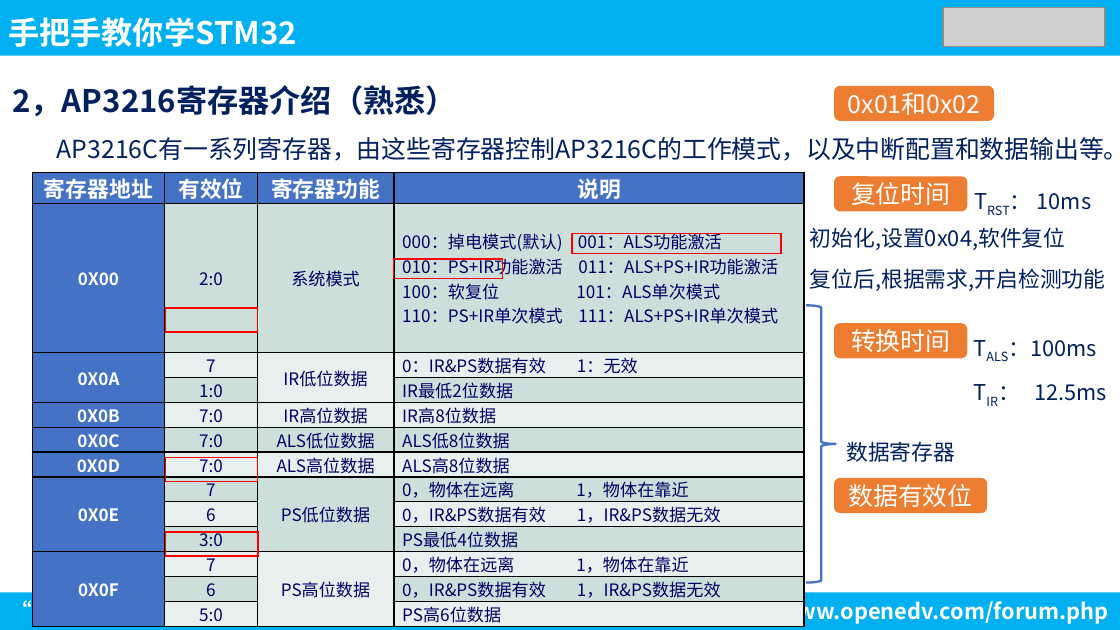
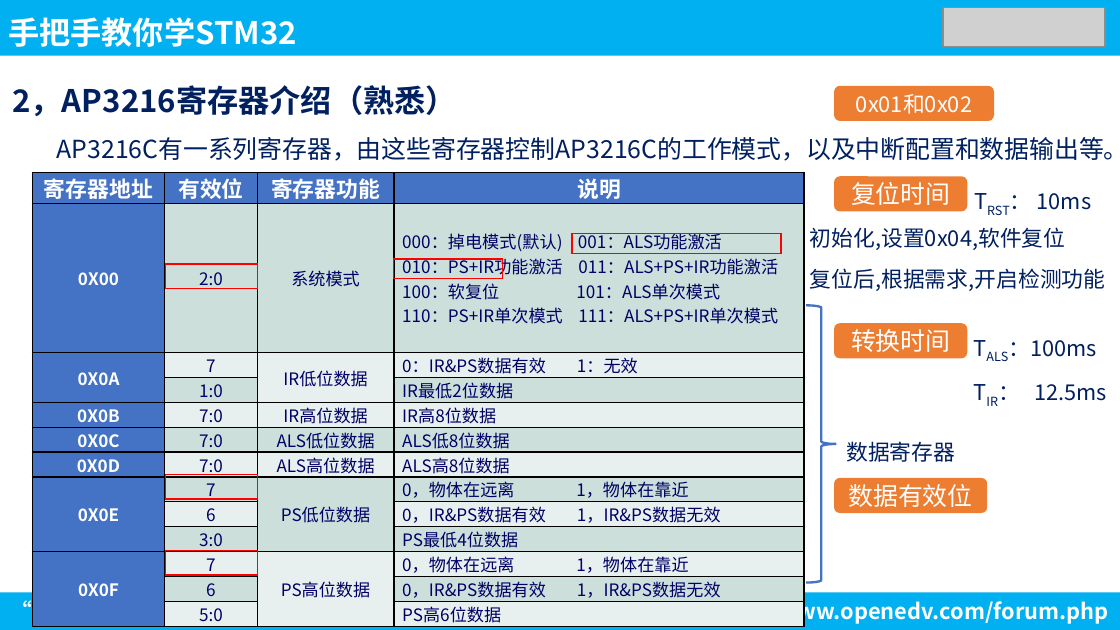
Before and after one commit to Deng-JH666/learning-notes, a slide deck: slide 5 of PPT/PPT【正点原子】手把手教你学STM32 HAL库（全系列）/2. 入门篇/34，IIC/3，光环境传感器实验/课件/光环境传感器实验.pptx. Drawn at 1120x630 pixels with LibreOffice and Linux fonts; fonts in the diff are those of the drawing; grey boxes stand for pictures. Boxes give left, top, right and bottom in pixels: in the first picture for what was removed or moved away, otherwise in the second. Text is boxed around its words. In the diff, an @@ line names an element or a change of style, - is before the commit and + after.

```diff
--- a/PPT/PPT【正点原子】手把手教你学STM32 HAL库（全系列）/2. 入门篇/34，IIC/3，光环境传感器实验/课件/光环境传感器实验.pptx
+++ b/PPT/PPT【正点原子】手把手教你学STM32 HAL库（全系列）/2. 入门篇/34，IIC/3，光环境传感器实验/课件/光环境传感器实验.pptx
@@ rounded rectangle "0x01和0x02" at (x1=834, y1=86, x2=995, y2=121): size 16 to 14 pt @@
@@ rectangle moved from (x1=166, y1=308, x2=258, y2=333) to (x1=166, y1=264, x2=258, y2=289) @@
@@ rectangle moved from (x1=166, y1=457, x2=258, y2=482) to (x1=166, y1=475, x2=258, y2=500) @@
@@ rectangle moved from (x1=166, y1=532, x2=258, y2=557) to (x1=166, y1=551, x2=258, y2=576) @@
```
Also in this commit, not shown: 3 other files.
